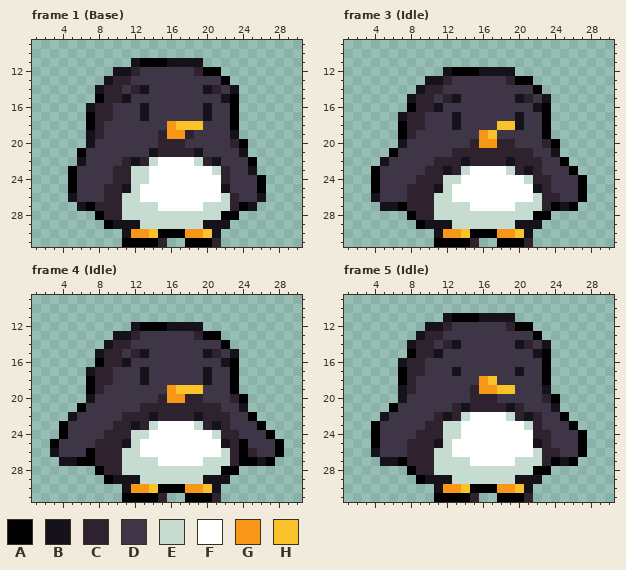
A pixel-art file gets an edit: .aseprite/penguin.aseprite. Above: the version before the commit.
32x32 pixels, 17 frames. Shown: frame 1 (Base): x 1..30, y 9..31; frame 3 (Idle): x 1..30, y 9..31; frame 4 (Idle): x 1..30, y 9..31; frame 5 (Idle): x 1..30, y 9..31. The commit also changed other frames, which this record leaves out.
Palette (. is transparent): A #000000  B #16121c  C #2e222f  D #3e3546  E #c7dcd0  F #ffffff  G #f79617  H #f9c22b
New version:
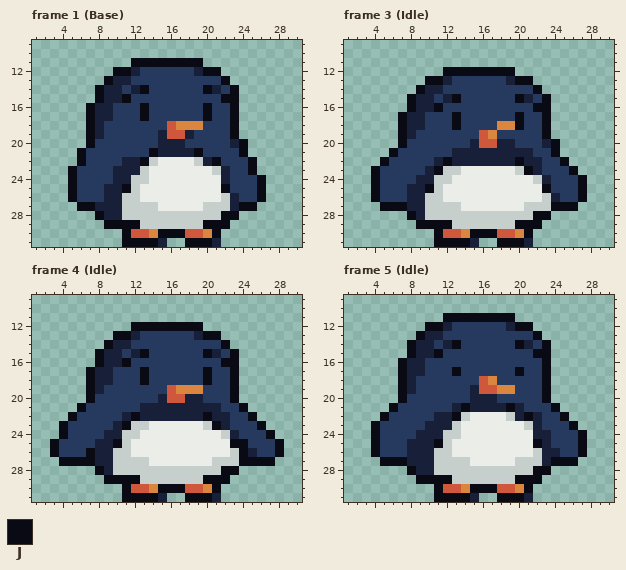
Colours new in this view: J #090a14
Difference:
colour C: #2e222f -> #172038
colour D: #3e3546 -> #253a5e
colour E: #c7dcd0 -> #c7cfcc
colour F: #ffffff -> #ebede9
colour G: #f79617 -> #cf573c
colour H: #f9c22b -> #da863e
Changed rows in their new state; - is a pixel that keeps its letter.
Frame 1 (Base), layer "Penguin":
first column x 5:
11 -------JJJJJJJJ-------
12 -----JJ--------JJ-----
13 ----J------------J----
14 ---J----J------J--J---
15 ---J--J----------JJ---
16 --J-----J------J--J---
17 --J-----J------J--J---
18 --J---------------J---
19 --J---------------J---
20 --J----------------J--
21 -J-------J----J----J--
22 -J-----CJ-------J---J-
23 J------C------------J-
24 J--------------------J
25 J-----J----------J---J
26 J--------------------J
27 -JJ----------------JJ-
28 ---J-------------JJ---
29 ----JJJJ-------JJJ----
30 ------J---JJJ---J-----
31 ------JJJJ---JJJ------
Frame 3 (Idle), layer "Penguin":
first column x 4:
12 --------JJJJJJJJ--------
13 ------JJ--------JJ------
14 -----J------------J-----
15 ----J----J------J--J----
16 ----J--J----------JJ----
17 ---J-----J------J--J----
18 ---J-----J------J--J----
19 ---J---------------J----
20 ---J----------------J---
21 --J-----------------J---
22 -J------J-C----CJ----J--
23 J------JEEF----FEJ----J-
24 J------E-F-------FE----J
25 J-----JEF---------FJ---J
26 J-----E-F---------FE---J
27 -JJJ--E---F-----F--EJJJ-
28 ----J-E-----------JJ----
29 -----JJJJ-------JJJ-----
30 -------J---JJJ---J------
31 -------JJJJ---JJJ-------
Frame 4 (Idle), layer "Penguin":
first column x 3:
12 ---------JJJJJJJJ---------
13 -------JJ--------JJ-------
14 ------J------------J------
15 -----J----J------J--J-----
16 -----J--J----------JJ-----
17 ----J-----J------J--J-----
18 ----J-----J------J--J-----
19 ----J---------------J-----
20 ----J---------------J.----
21 ---J-----------------J----
22 --J------J-C----CJ----J---
23 -J------JEEF----FEJ----J--
24 -J------E-F-------FE----J-
25 J------JEF---------FJJ---J
26 J---J--E-F---------FEJ---J
27 -JJJJ--E---F-----F--EJJJJ-
28 -----J-E-----------JJ-----
29 ------JJJJ-------JJJ------
30 --------J---JJJ---J-------
31 --------JJJJ---JJJ--------
Frame 5 (Idle), layer "Penguin":
first column x 4:
11 --------JJJJJJJJ--------
12 ------JJ--------JJ------
13 -----J------------J-----
14 ----J----J------J--J----
15 ----J--J----------JJ----
16 ---J---------------J----
17 ---J-----J------J--J----
18 ---J---------------J----
19 ---J---------------J----
20 ---J---------------J.---
21 --J-------J----J----J---
22 -J------CJ-------J---J--
23 J-------C-------------J-
24 J----------------------J
25 J------J----------J----J
26 J----------------------J
27 -JJJ----------------JJJ-
28 ----J-------------JJ----
29 -----JJJJ-------JJJ-----
30 -------J---JJJ---J------
31 -------JJJJ---JJJ-------
Pixel boxes of the changes (left, top, right, bottom) in both pictures:
changed: (68, 58, 266, 247)
changed: (371, 67, 587, 247)
changed: (50, 322, 284, 502)
changed: (371, 313, 587, 502)
